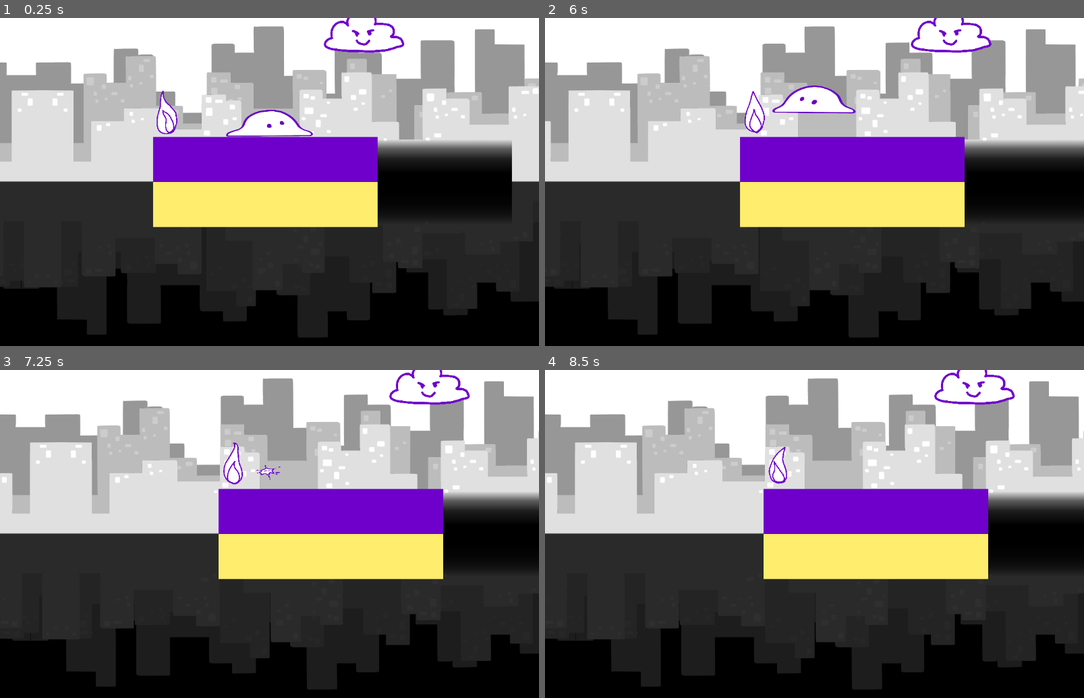
Above: before the commit, frames 1-4 (two rows, left to right).
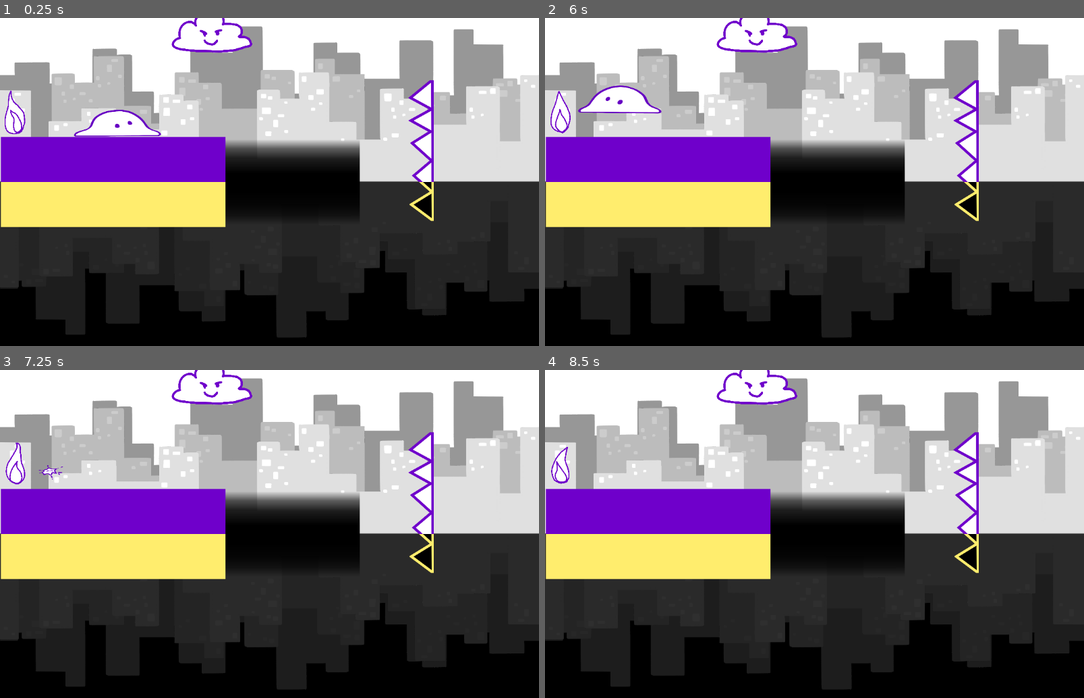
Above: after the commit, the same moments.

Repository: Globs-United/Project
Game: Godot game, scene res://lvl1.tscn
The game is run twice, just before and just after one commit, with the same random seed, the same clock (stepped at 60 frames per second) and the same inputs.
Inputs:
- Up to frame 1 (0.25 s): no input
- Up to frame 2 (6 s): hold Right (moveRight) 0.53-2.03 s; tap Space (jump) at 0.77, 1.52, 3.02, 3.77, 4.52 s; hold Left (moveLeft) 2.03-2.78 s; hold Right (moveRight) 2.78-4.28 s; hold Left (moveLeft) 4.28-5.03 s; hold Right (moveRight) 5.03-5.78 s; hold Left (moveLeft) from 5.78 s (still down)
- Up to frame 3 (7.25 s): keep holding Left (moveLeft); tap Space (jump) at 6.02, 6.77 s
- Up to frame 4 (8.5 s): release Left (moveLeft) at 7.28 s; hold Right (moveRight) from 7.28 s (still down); tap Space (jump) at 7.52 s

The runs differ from the first frame. In frame 1, 47% of the frame differs, in the area x 0-100%, y 0-98%; in frame 2, 52%; in frame 3, 54%; in frame 4, 54%.

Commit message:
Minor changes to flame script

Diff:
--- a/lvl1.tscn
+++ b/lvl1.tscn
@@ -23,7 +23,7 @@
 scale = Vector2(5, 2)
 
 [node name="Camera2D" type="Camera2D" parent="."]
-position = Vector2(576, 350)
+position = Vector2(0, 350)
 script = ExtResource("5_ok8r0")
 
 [node name="ParallaxBackground" parent="." instance=ExtResource("5_audra")]
--- a/scripts/camera_2d.gd
+++ b/scripts/camera_2d.gd
@@ -1,5 +1,8 @@
 extends Camera2D
 
+var screen_size;
+
 func _process(delta: float) -> void:
+	screen_size = get_viewport_rect().size
 	#$".".position.y = get_node("../Player").position.y
-	$".".position.x = get_node("../Player").position.x
+	$".".position.x = max(get_node("../Player").position.x, screen_size.x / 2);
